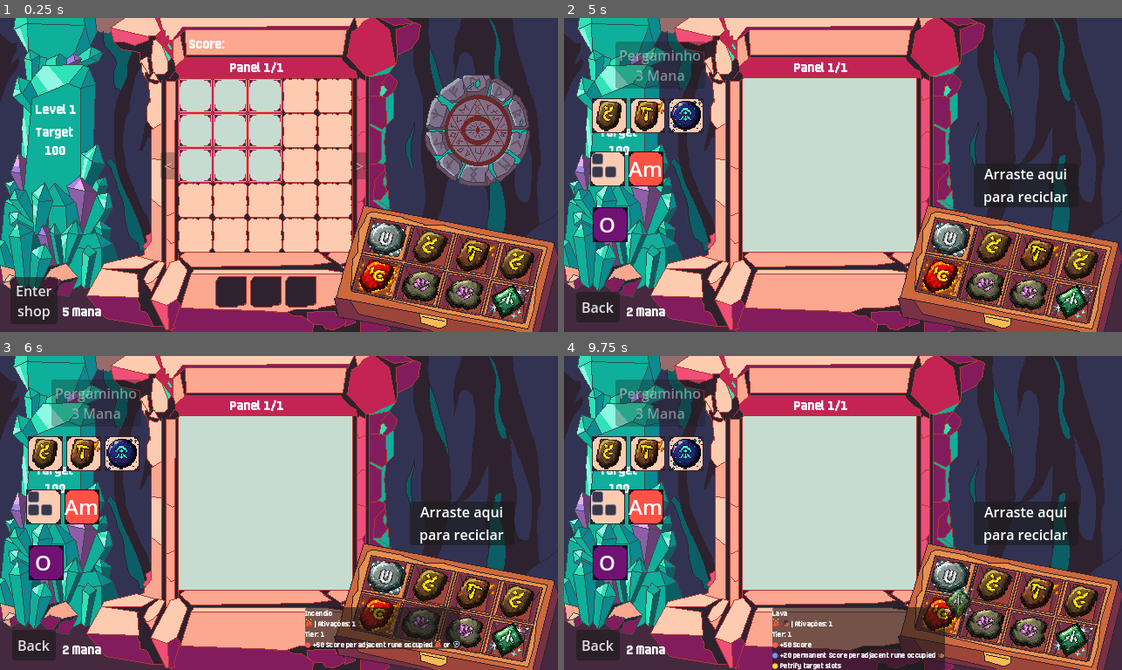
Above: before the commit, frames 1-4 (two rows, left to right).
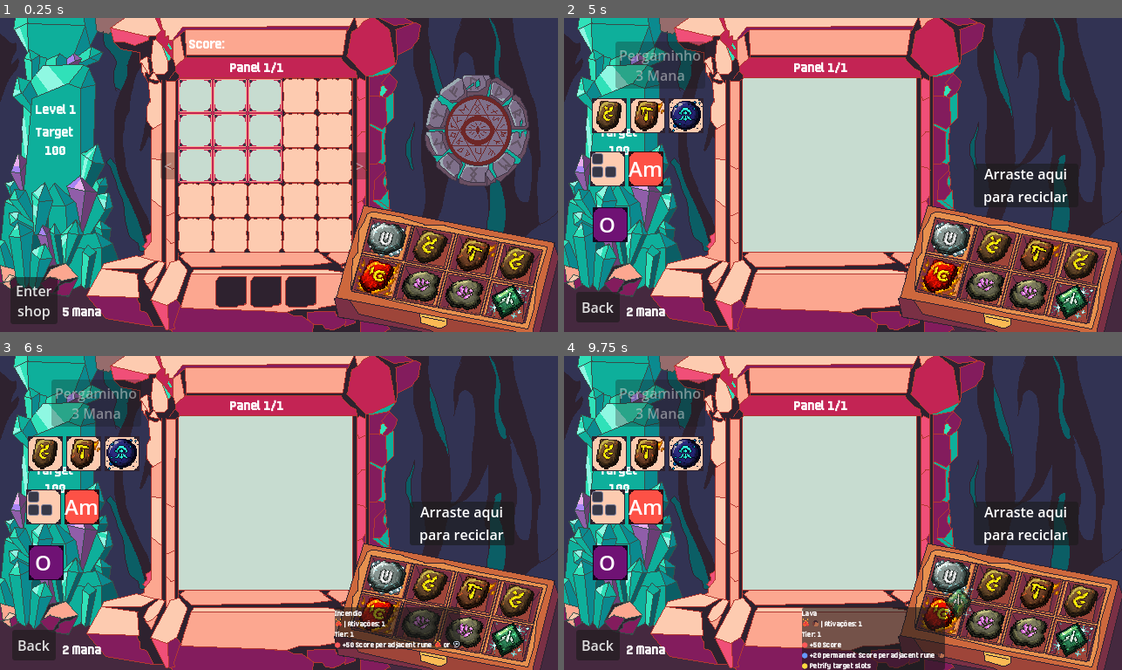
Above: after the commit, the same moments.

Repository: RenatoAAB/Runes
Game: Godot game, scene res://scenes/main.tscn
The game is run twice, just before and just after one commit, with the same random seed, the same clock (stepped at 60 frames per second) and the same inputs.
Inputs (mouse positions are in pixels of both pictures, inside the frame that each line leads up to):
- Up to frame 1 (0.25 s): no input
- Up to frame 2 (5 s): click "Enter shop" at 0.5 s; click "Pergaminho 1 Mana" at 1.25 s; click "Pergaminho 2 Mana" at 2 s; click "Back" at 2.75 s; click "Enter shop" at 3.5 s; tap Enter at 4.25 s; drag from (949, 240) to (898, 105) at 4.27 s
- Up to frame 3 (6 s): drag from (429, 585) to (251, 575) at 5.02 s; move the mouse to (474, 594) at 5.77 s; tap R at 5.85 s; click (474, 594) at 5.92 s
- Up to frame 4 (9.75 s): tap Space at 6.5 s; drag from (1082, 600) to (675, 465) at 6.52 s; drag from (943, 616) to (870, 513) at 7.27 s; drag from (982, 622) to (759, 434) at 8.02 s; move the mouse to (1027, 632) at 8.77 s; tap R at 8.85 s; click (1027, 632) at 8.92 s; drag from (1071, 638) to (731, 528) at 9.52 s

Frames 1-2 are identical in both runs. In frame 3, 1.1% of the frame differs, in the area x 54-78%, y 80-94%; in frame 4, 1.8%, in the area x 37-67%, y 80-100%.

Commit message:
ajustinhos

Diff:
--- a/resources/effects/shared/conditions/condition_2_air_adjacent.tres
+++ b/resources/effects/shared/conditions/condition_2_air_adjacent.tres
@@ -5,3 +5,4 @@
 [resource]
 script = ExtResource("1")
 required_elements = Array[int]([3])
+min_count = 2
--- a/resources/runes/uncommon/rune_gelo.tres
+++ b/resources/runes/uncommon/rune_gelo.tres
@@ -1,8 +1,27 @@
-[gd_resource type="Resource" script_class="RuneData" load_steps=4 format=3]
+[gd_resource type="Resource" script_class="RuneData" load_steps=11 format=3 uid="uid://c75o0l6r4rs0q"]
 
 [ext_resource type="Script" uid="uid://s48ipf5uo7mv" path="res://scripts/data/rune_data.gd" id="1_data"]
-[ext_resource type="Resource" path="res://resources/effects/rune_effects/ge_s3_perm_10_per_remaining.tres" id="2_e1"]
-[ext_resource type="Texture2D" path="res://sprites/icons/runes/Icon2.png" id="3_tex"]
+[ext_resource type="Script" uid="uid://d4g7y7o1d6ou" path="res://scripts/effects/game_effect.gd" id="1_erteu"]
+[ext_resource type="Resource" uid="uid://dkftaxa2tkks3" path="res://resources/effects/rune_effects/ge_s3_perm_10_per_remaining.tres" id="2_e1"]
+[ext_resource type="Script" uid="uid://bndba8wkc02f4" path="res://scripts/effects/actions/action_score.gd" id="2_xmbii"]
+[ext_resource type="Script" uid="uid://pxg18d1ajvew" path="res://scripts/effects/value_per.gd" id="3_pe20e"]
+[ext_resource type="Texture2D" uid="uid://ci75h8h7nyo4n" path="res://sprites/icons/runes/Icon2.png" id="3_tex"]
+[ext_resource type="Script" uid="uid://coisli21fkmdp" path="res://scripts/effects/value_resolver.gd" id="4_rsqmf"]
+
+[sub_resource type="Resource" id="Resource_k3suq"]
+script = ExtResource("4_rsqmf")
+base = 10.0
+metadata/_custom_type_script = "uid://coisli21fkmdp"
+
+[sub_resource type="Resource" id="Resource_sfrce"]
+script = ExtResource("2_xmbii")
+value = SubResource("Resource_k3suq")
+metadata/_custom_type_script = "uid://bndba8wkc02f4"
+
+[sub_resource type="Resource" id="Resource_sqb67"]
+script = ExtResource("1_erteu")
+action = SubResource("Resource_sfrce")
+metadata/_custom_type_script = "uid://d4g7y7o1d6ou"
 
 [resource]
 script = ExtResource("1_data")
@@ -12,4 +31,4 @@
 rarity = 1
 elements = Array[int]([1, 2])
 textures = Array[Texture2D]([ExtResource("3_tex")])
-effects = [ExtResource("2_e1")]
+effects = Array[ExtResource("1_erteu")]([SubResource("Resource_sqb67"), ExtResource("2_e1")])
--- a/scripts/effects/actions/action_score.gd
+++ b/scripts/effects/actions/action_score.gd
@@ -73,19 +73,10 @@
 func get_description_with_context(ctx: EffectContext) -> String:
 	if not value or not ctx or not ctx.source_rune or not ctx.battle:
 		return get_description()
-	var perm_str = " permanent" if is_permanent else ""
+	if is_permanent:
+		return get_description()
+	# Non-permanent: resolve to show effect of external buffs (e.g. Enhancer slots)
 	var resolved = value.resolve_int(ctx)
-	if is_permanent:
-		# Permanent scores: only show resolved value if per[] changed it (no yellow)
-		if value.per.is_empty() or resolved == int(value.base):
-			return get_description()
-		var prefix = "+" if resolved > 0 else ""
-		var per_str = value.get_per_str()
-		var desc = "%s%d%s Score" % [prefix, resolved, perm_str]
-		if not per_str.is_empty():
-			desc += " %s" % per_str
-		return desc
-	# Non-permanent: resolve and apply rune score modifiers
 	var display_value = resolved
 	if apply_mode == ApplyMode.SOURCE:
 		display_value = ctx.source_rune.get_modified_score(resolved)
@@ -94,10 +85,6 @@
 		# External buffs modified the value — highlight in yellow
 		var prefix = "+" if display_value > 0 else ""
 		return "[color=yellow]%s%d[/color] Score" % [prefix, display_value]
-	if resolved != int(value.base):
-		# Per[] changed value but no external buff — show plain resolved value
-		var prefix = "+" if resolved > 0 else ""
-		return "%s%d Score" % [prefix, resolved]
 	return get_description()
 
 
--- a/scripts/effects/conditions/condition_element_adjacent_new.gd
+++ b/scripts/effects/conditions/condition_element_adjacent_new.gd
@@ -1,9 +1,10 @@
 class_name ConditionElementAdjacentNew
 extends NewEffectCondition
 
-## True if any adjacent slot has a rune with required element(s).
+## True if at least [min_count] adjacent slots have a rune with required element(s).
 
 @export var required_elements: Array[GameEnums.Element] = []
+@export var min_count: int = 1
 @export var include_diagonals: bool = false
 
 
@@ -12,16 +13,17 @@
 		return false
 
 	var neighbors = ctx.battle.grid.get_neighbors(ctx.source_slot.grid_position, include_diagonals)
+	var count := 0
 	for slot in neighbors:
 		if slot.is_empty():
 			continue
 		for elem in slot.rune.get_elements():
 			if elem in required_elements:
-				EffectLogger.log_condition(ctx, self, true)
-				return true
-
-	EffectLogger.log_condition(ctx, self, false)
-	return false
+				count += 1
+				break
+	var result := count >= min_count
+	EffectLogger.log_condition(ctx, self, result)
+	return result
 
 
 func get_highlight_slots(ctx: EffectContext) -> Array[GridSlot]:
@@ -42,6 +44,8 @@
 func get_description() -> String:
 	var diag_str = " (incl. diag)" if include_diagonals else ""
 	var elems_str = ElementIcons.join(required_elements)
+	if min_count > 1:
+		return "adjacent%s to %d+ %s" % [diag_str, min_count, elems_str]
 	return "adjacent%s to %s" % [diag_str, elems_str]
 
 
--- a/scripts/effects/slot_filter.gd
+++ b/scripts/effects/slot_filter.gd
@@ -99,7 +99,10 @@
 		SlotState.EMPTY:
 			parts.append("empty")
 		SlotState.OCCUPIED:
-			parts.append("occupied")
+			# "occupied" is implicit when a specific element is required — a slot
+			# with an element filter is by definition occupied, so skip the label.
+			if required_elements.is_empty():
+				parts.append("occupied")
 		SlotState.PETRIFIED:
 			parts.append("petrified")
 		SlotState.HAS_RESIDUE:
